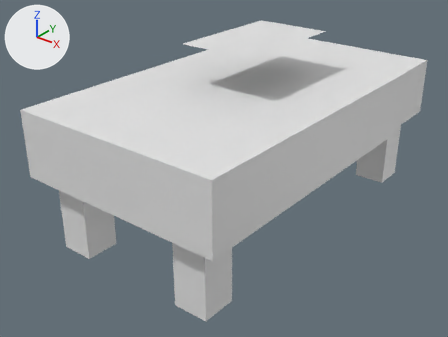
A saved change to the Blender file .blender_models/bed.blend.
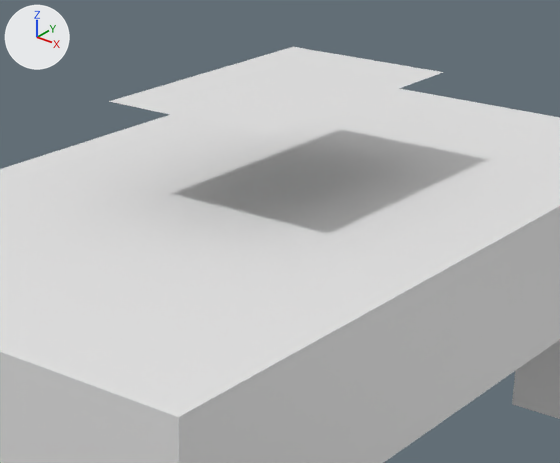
Each version is shown whole from a 50 mm camera at (8.7, -11.96, 5.56) aimed at (-0.21, -0.82, -1.34), then close up on the part from 30% to 84% of the width and 0% to 59% of the height. Every picture has the same lights, and +X, +Y and +Z are marked at upper left. The older version's two pictures come first.
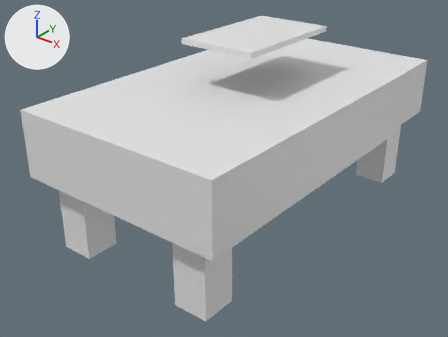
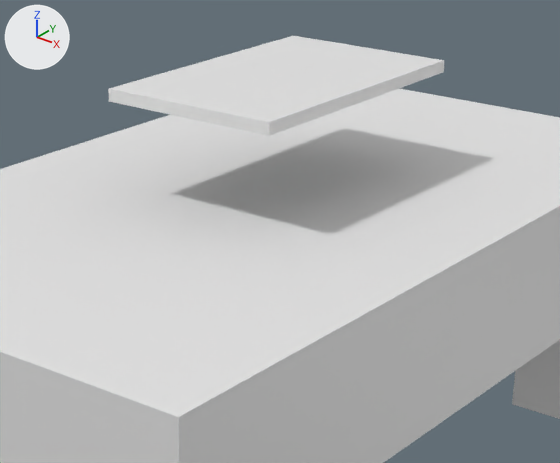
Commit message: Extrude the pillow

Location of each change, (x1, y1, x2, y2) in pixels of the close-ups (560 x 463 px):
'Plane', reshaped (12% taller)
    before: (109, 47, 443, 136)
    after: (108, 36, 444, 136)
part 1 of me_plane, added
    after: (108, 36, 444, 136)

What changed in the scene script:
```text
Change me_plane:
    used by ob_plane; location = (0.0, 0.179, 1.86); scale = (1.0, 1.59, 1.0)
    remove me_plane.from_pydata(...)  # 1089 vertices, 1024 faces; spans x -1.0..1.0, y -1.0..1.0, z 0.0
    add me_plane.from_pydata(...)  # 2178 vertices, 2176 faces; spans x -1.0..1.0, y -1.0..1.0, z 0.0..0.13
    me_plane part 1: 1089 vertices added at x -1.0..1.0, y -1.0..1.0, z 0.13
```
